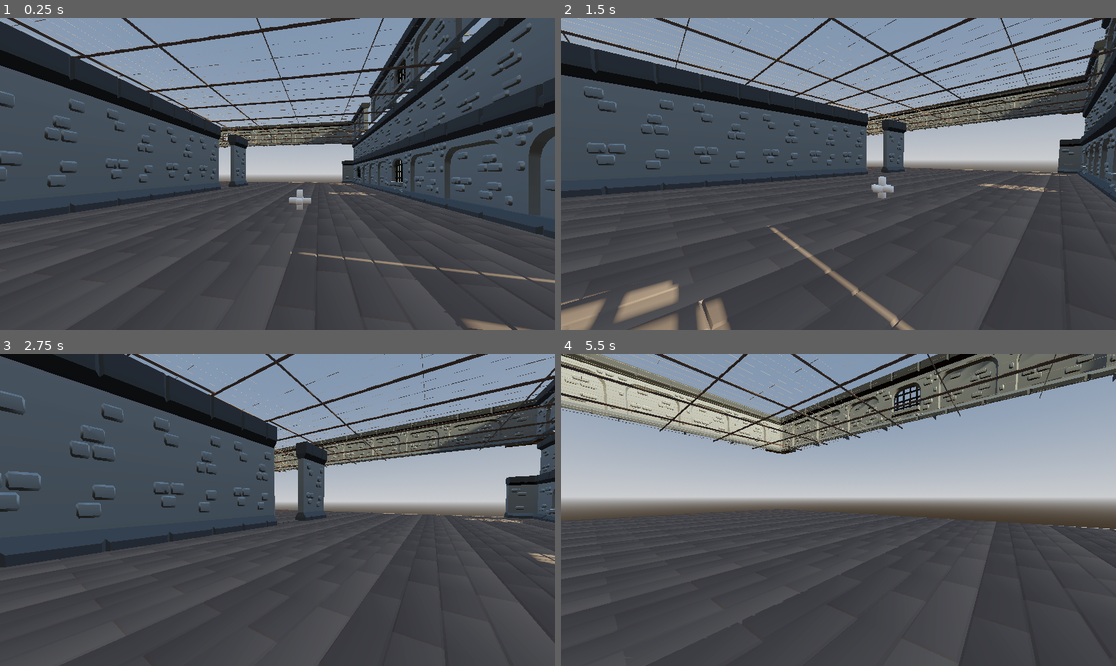
Above: before the commit, frames 1-4 (two rows, left to right).
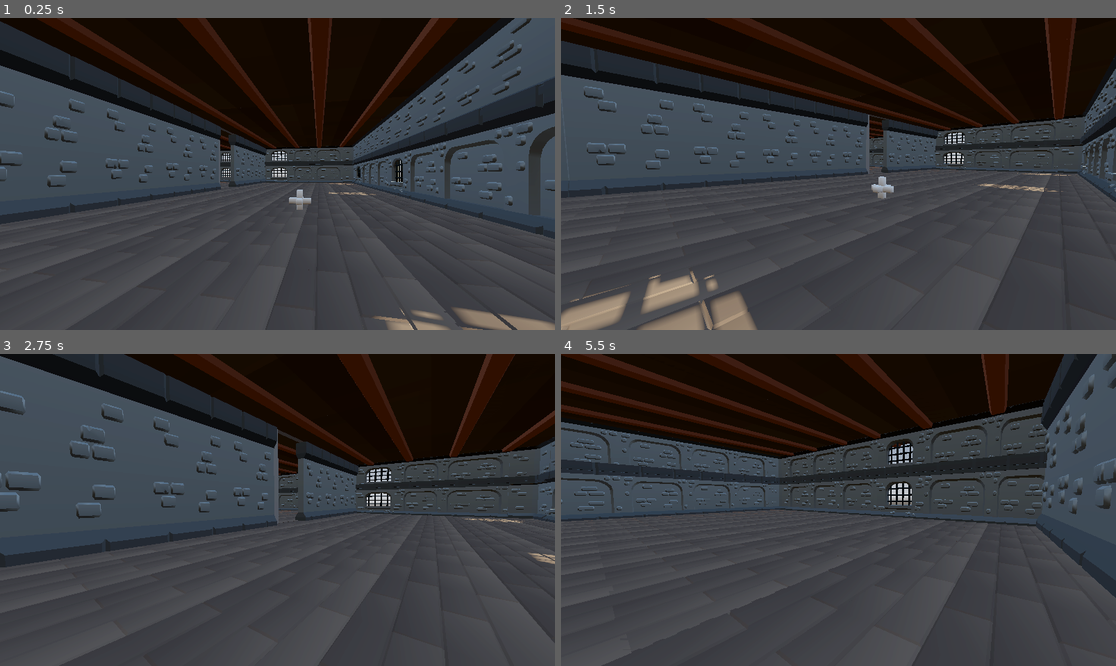
Above: after the commit, the same moments.

Repository: XIIGauge/tabakovic-adis-attemption.z
Game: Godot game, scene res://scenes/levels/level_01.tscn
The game is run twice, just before and just after one commit, with the same random seed, the same clock (stepped at 60 frames per second) and the same inputs.
Inputs (mouse positions are in pixels of both pictures, inside the frame that each line leads up to):
- Up to frame 1 (0.25 s): no input
- Up to frame 2 (1.5 s): tap Enter (ui_accept) at 0.5, 0.77 s; move the mouse to (960, 158) at 0.52 s; hold Right (ui_right) 0.53-1.28 s; click (960, 158) at 0.67 s; move the mouse to (810, 174) at 1.27 s; hold Up (ui_up) from 1.28 s (still down)
- Up to frame 3 (2.75 s): keep holding Up (ui_up); tap Enter (ui_accept) at 1.52 s; move the mouse to (288, 503) at 2.02 s
- Up to frame 4 (5.5 s): keep holding Up (ui_up); move the mouse to (832, 516) at 2.77 s; click (832, 516) at 2.92 s; tap Enter (ui_accept) at 3.02, 3.77, 4.52 s; move the mouse to (877, 513) at 3.52 s; move the mouse to (794, 506) at 4.27 s; move the mouse to (844, 510) at 5.02 s; click (844, 510) at 5.17 s

The runs differ from the first frame. In frame 1, 27% of the frame differs, in the area x 0-100%, y 0-100%; in frame 2, 32%; in frame 3, 26%; in frame 4, 52%.

Commit message:
added more walls

Diff:
--- a/scenes/levels/level_01.tscn
+++ b/scenes/levels/level_01.tscn
@@ -40,7 +40,7 @@
 size = Vector3(50, 1, 50)
 
 [node name="Stairs" type="CSGPolygon3D" parent="Building1" unique_id=469753015]
-transform = Transform3D(1, 0, 0, 0, 1, 0, 0, 0, 1, 5.4382334, -1.2703208, 5.1650925)
+transform = Transform3D(1, 0, 0, 0, 1, 0, 0, 0, 1, 5.4382334, -1.2703208, 4.8234715)
 polygon = PackedVector2Array(-10.1171, 0.3162955, -10.017897, 8.447425, 0.7556796, 0.23398685)
 depth = 4.17
 
@@ -879,7 +879,7 @@
 [node name="Building1WallNodes" type="Node" parent="." unique_id=1296455144]
 
 [node name="wall2" parent="Building1WallNodes" unique_id=1241692183 instance=ExtResource("4_1ey3t")]
-transform = Transform3D(1, 0, 0, 0, 1.625173, 0, 0, 0, 1, 18.13172, 0.0125927925, 0.46592522)
+transform = Transform3D(0.92357695, 0, 0, 0, 1.625173, 0, 0, 0, 1, 18.035631, 0.0125927925, 0.46592522)
 
 [node name="wall3" parent="Building1WallNodes" unique_id=850413943 instance=ExtResource("4_1ey3t")]
 transform = Transform3D(1, 0, 0, 0, 1.625173, 0, 0, 0, 1, 14.161415, 0.0125927925, 0.46592522)
@@ -901,58 +901,52 @@
 
 [node name="wall10" parent="Building1WallNodes" unique_id=1908871883 instance=ExtResource("4_1ey3t")]
 transform = Transform3D(1, 0, 0, 0, 1.625173, 0, 0, 0, 1, -13.325412, 0.0125927925, 0.46592522)
-visible = false
 
 [node name="wall11" parent="Building1WallNodes" unique_id=356322254 instance=ExtResource("4_1ey3t")]
 transform = Transform3D(1, 0, 0, 0, 1.625173, 0, 0, 0, 1, -17.229538, 0.0125927925, 0.46592522)
-visible = false
 
 [node name="wall12" parent="Building1WallNodes" unique_id=711942121 instance=ExtResource("4_1ey3t")]
 transform = Transform3D(1, 0, 0, 0, 1.625173, 0, 0, 0, 1, -21.199842, 0.0125927925, 0.46592522)
-visible = false
-
-[node name="wall8" parent="Building1WallNodes" unique_id=1436559750 instance=ExtResource("4_1ey3t")]
-transform = Transform3D(1, 0, 0, 0, 0.8448454, 0, 0, 0, 0.96290517, 18.104446, 3.5146222, -15.963233)
 
 [node name="wall13" parent="Building1WallNodes" unique_id=1998224892 instance=ExtResource("4_1ey3t")]
-transform = Transform3D(1, 0, 0, 0, 0.8448454, 0, 0, 0, 0.96290517, 14.386841, 3.5146222, -15.963233)
+transform = Transform3D(1.1171775, 0, 0, 0, 0.8448454, 0, 0, 0, 0.96290517, 14.913377, 3.7754273, -15.963233)
 
 [node name="wall14" parent="Building1WallNodes" unique_id=1606162326 instance=ExtResource("4_1ey3t")]
-transform = Transform3D(1, 0, 0, 0, 0.8448454, 0, 0, 0, 0.96290517, 10.719594, 3.5146222, -15.963233)
+transform = Transform3D(1, 0, 0, 0, 0.8448454, 0, 0, 0, 0.96290517, 10.719594, 3.7754273, -15.963233)
 
 [node name="wall15" parent="Building1WallNodes" unique_id=1044533593 instance=ExtResource("4_1ey3t")]
-transform = Transform3D(1, 0, 0, 0, 0.8448454, 0, 0, 0, 0.96290517, 6.9757137, 3.5146222, -15.963233)
+transform = Transform3D(1, 0, 0, 0, 0.8448454, 0, 0, 0, 0.96290517, 6.9757137, 3.7754273, -15.963233)
 
 [node name="wall16" parent="Building1WallNodes" unique_id=338339556 instance=ExtResource("4_1ey3t")]
-transform = Transform3D(1, 0, 0, 0, 0.8448454, 0, 0, 0, 0.96290517, 3.2581081, 3.5146222, -15.963233)
+transform = Transform3D(1, 0, 0, 0, 0.8448454, 0, 0, 0, 0.96290517, 3.2581081, 3.7754273, -15.963233)
 
 [node name="wall17" parent="Building1WallNodes" unique_id=159348896 instance=ExtResource("4_1ey3t")]
-transform = Transform3D(1, 0, 0, 0, 0.8448454, 0, 0, 0, 0.96290517, -0.40913868, 3.5146222, -15.963233)
+transform = Transform3D(1, 0, 0, 0, 0.8448454, 0, 0, 0, 0.96290517, -0.40913868, 3.7754273, -15.963233)
 
 [node name="wall18" parent="Building1WallNodes" unique_id=1937851668 instance=ExtResource("4_1ey3t")]
-transform = Transform3D(1, 0, 0, 0, 0.8448454, 0, 0, 0, 0.96290517, -4.2890234, 3.5146222, -15.963233)
+transform = Transform3D(1, 0, 0, 0, 0.8448454, 0, 0, 0, 0.96290517, -4.2890234, 3.7754273, -15.963233)
 
 [node name="wall19" parent="Building1WallNodes" unique_id=1834711715 instance=ExtResource("4_1ey3t")]
-transform = Transform3D(1, 0, 0, 0, 0.8448454, 0, 0, 0, 0.96290517, -8.006629, 3.5146222, -15.963233)
+transform = Transform3D(1, 0, 0, 0, 0.8448454, 0, 0, 0, 0.96290517, -8.006629, 3.7754273, -15.963233)
 
 [node name="wall20" parent="Building1WallNodes" unique_id=1635497053 instance=ExtResource("4_1ey3t")]
-transform = Transform3D(1, 0, 0, 0, 0.8448454, 0, 0, 0, 0.96290517, -11.673876, 3.5146222, -15.963233)
+transform = Transform3D(1.0294825, 0, 0, 0, 0.8448454, 0, 0, 0, 0.96290517, -11.707838, 3.7754273, -15.963233)
 
 [node name="wall21" parent="Building1WallNodes" unique_id=385135718 instance=ExtResource("4_1ey3t")]
-transform = Transform3D(1, 0, 0, 0, 0.8448454, 0, 0, 0, 0.96290517, -15.666285, 3.5146222, -15.963233)
-
-[node name="wall22" parent="Building1WallNodes" unique_id=787214906 instance=ExtResource("4_1ey3t")]
-transform = Transform3D(1, 0, 0, 0, 0.8448454, 0, 0, 0, 0.96290517, -19.462038, 3.5146222, -15.963233)
+transform = Transform3D(1.6158465, 0, 0, 0, 0.8448454, 0, 0, 0, 0.96290517, -16.911596, 3.7688975, -15.963233)
 
 [node name="wall_archedwindow_gated2" parent="." unique_id=1775890402 instance=ExtResource("5_t0hvh")]
 transform = Transform3D(1, 0, 0, 0, 1, 0, 0, 0, 1, -1.3930281, 0.052801132, -15.949278)
 
 [node name="wall_archedwindow_gated4" parent="." unique_id=1308173732 instance=ExtResource("5_t0hvh")]
-transform = Transform3D(1.2788523, 0, 0, 0, 1, 0, 0, 0, 1, 14.769202, 0.052801132, -15.949278)
+transform = Transform3D(1.2788523, 0, 0, 0, 1, 0, 0, 0, 1, 14.588716, 0.052801132, -15.949278)
 
 [node name="wall_archedwindow_gated3" parent="." unique_id=1357580584 instance=ExtResource("5_t0hvh")]
 transform = Transform3D(1.4643787, 0, 0, 0, 1, 0, 0, 0, 1, -17.180325, 0.052801132, -15.949278)
 
+[node name="wall_archedwindow_gated11" parent="." unique_id=888270616 instance=ExtResource("5_t0hvh")]
+transform = Transform3D(-6.4010024e-08, 0, 1.2036456, 0, 1, 0, -1.4643787, 0, -5.2613018e-08, -22.177992, 0.030640125, -2.5135732)
+
 [node name="wall_archedwindow_gated5" parent="." unique_id=1869883372 instance=ExtResource("5_t0hvh")]
 transform = Transform3D(1, 0, 0, 0, 1, 0, 0, 0, 1, 11.014137, 7.1847014, -15.949278)
 
@@ -1007,6 +1001,33 @@
 [node name="wall_arched23" parent="." unique_id=720783104 instance=ExtResource("6_kfebt")]
 transform = Transform3D(1, 0, 0, 0, 1, 0, 0, 0, 1, -11.175621, 7.19815, 24.473574)
 
+[node name="wall_archedwindow_gated9" parent="." unique_id=338993631 instance=ExtResource("5_t0hvh")]
+transform = Transform3D(1, 0, 0, 0, 1, 0, 0, 0, 1, 7.965273, 0.04136944, 24.478863)
+
+[node name="wall_arched50" parent="." unique_id=629255298 instance=ExtResource("6_kfebt")]
+transform = Transform3D(1, 0, 0, 0, 1, 0, 0, 0, 1, 15.752195, 0.054818153, 24.473574)
+
+[node name="wall_arched51" parent="." unique_id=1228761839 instance=ExtResource("6_kfebt")]
+transform = Transform3D(1, 0, 0, 0, 1, 0, 0, 0, 1, 11.952155, 0.054818153, 24.473574)
+
+[node name="wall_arched52" parent="." unique_id=496532486 instance=ExtResource("6_kfebt")]
+transform = Transform3D(1, 0, 0, 0, 1, 0, 0, 0, 1, 3.957387, 0.054818153, 24.473574)
+
+[node name="wall_arched53" parent="." unique_id=1931908945 instance=ExtResource("6_kfebt")]
+transform = Transform3D(1.5751582, 0, 0, 0, 1, 0, 0, 0, 1, -1.1373544, 0.054818153, 24.473574)
+
+[node name="wall_arched54" parent="." unique_id=114562105 instance=ExtResource("6_kfebt")]
+transform = Transform3D(1, 0, 0, 0, 1, 0, 0, 0, 1, -15.158836, 0.067787886, 24.473574)
+
+[node name="wall_arched55" parent="." unique_id=265463015 instance=ExtResource("6_kfebt")]
+transform = Transform3D(1, 0, 0, 0, 1, 0, 0, 0, 1, -19.153622, 0.071391106, 24.473574)
+
+[node name="wall_arched56" parent="." unique_id=49247855 instance=ExtResource("6_kfebt")]
+transform = Transform3D(1.2560842, 0, 0, 0, 1, 0, 0, 0, 1, -6.664818, 0.054818153, 24.473574)
+
+[node name="wall_arched57" parent="." unique_id=2054343075 instance=ExtResource("6_kfebt")]
+transform = Transform3D(1, 0, 0, 0, 1, 0, 0, 0, 1, -11.175621, 0.063408375, 24.473574)
+
 [node name="wall_arched24" parent="." unique_id=739404884 instance=ExtResource("6_kfebt")]
 transform = Transform3D(-4.371139e-08, 0, 1, 0, 1, 0, -1, 0, -4.371139e-08, -23.110727, 7.19815, 16.489605)
 
@@ -1055,9 +1076,60 @@
 [node name="wall_arched39" parent="." unique_id=889524104 instance=ExtResource("6_kfebt")]
 transform = Transform3D(-4.371139e-08, 0, 1, 0, 1, 0, -1, 0, -4.371139e-08, 19.53303, 7.19815, 3.8104668)
 
+[node name="wall_arched41" parent="." unique_id=1825732734 instance=ExtResource("6_kfebt")]
+transform = Transform3D(-4.371139e-08, 0, 1, 0, 1, 0, -1, 0, -4.371139e-08, 19.53303, 0.031222343, -4.160317)
+
+[node name="wall_arched42" parent="." unique_id=1134299414 instance=ExtResource("6_kfebt")]
+transform = Transform3D(-4.371139e-08, 0, 1, 0, 1, 0, -1, 0, -4.371139e-08, 19.53303, 0.031222343, -0.16553164)
+
+[node name="wall_arched43" parent="." unique_id=1482228947 instance=ExtResource("6_kfebt")]
+transform = Transform3D(-4.371139e-08, 0, 1, 0, 1, 0, -1, 0, -4.371139e-08, 19.53303, 0.031222343, -8.143533)
+
+[node name="wall_arched44" parent="." unique_id=273719972 instance=ExtResource("6_kfebt")]
+transform = Transform3D(-4.371139e-08, 0, 1, 0, 1, 0, -1, 0, -4.371139e-08, 19.53303, 0.031222343, -12.019446)
+
+[node name="wall_arched45" parent="." unique_id=786313436 instance=ExtResource("6_kfebt")]
+transform = Transform3D(-4.371139e-08, 0, 1, 0, 1, 0, -1, 0, -4.371139e-08, 19.53303, 0.031222343, 11.669597)
+
+[node name="wall_arched46" parent="." unique_id=193527657 instance=ExtResource("6_kfebt")]
+transform = Transform3D(-4.371139e-08, 0, 1, 0, 1, 0, -1, 0, -4.371139e-08, 19.53303, 0.031222343, 15.664382)
+
+[node name="wall_arched47" parent="." unique_id=354791860 instance=ExtResource("6_kfebt")]
+transform = Transform3D(-5.296511e-08, 0, 1, 0, 1, 0, -1.2117004, 0, -4.371139e-08, 19.53303, 0.031222343, 20.057781)
+
+[node name="wall_arched48" parent="." unique_id=40967507 instance=ExtResource("6_kfebt")]
+transform = Transform3D(-4.371139e-08, 0, 1, 0, 1, 0, -1, 0, -4.371139e-08, 19.53303, 0.031222343, 7.6863804)
+
+[node name="wall_arched49" parent="." unique_id=184498097 instance=ExtResource("6_kfebt")]
+transform = Transform3D(-4.371139e-08, 0, 1, 0, 1, 0, -1, 0, -4.371139e-08, 19.53303, 0.031222343, 3.8104668)
+
 [node name="wall_arched31" parent="." unique_id=463159857 instance=ExtResource("6_kfebt")]
 transform = Transform3D(-5.6121113e-08, 0, 1, 0, 1, 0, -1.2839013, 0, -4.371139e-08, -23.110727, 7.19815, -11.489166)
 
+[node name="wall_archedwindow_gated10" parent="." unique_id=313391184 instance=ExtResource("5_t0hvh")]
+transform = Transform3D(-4.371139e-08, 0, 1.218399, 0, 1, 0, -1, 0, -5.3257914e-08, -22.932798, 0.02540207, 8.694718)
+
+[node name="wall_arched58" parent="." unique_id=1516554154 instance=ExtResource("6_kfebt")]
+transform = Transform3D(-4.371139e-08, 0, 1.218399, 0, 1, 0, -1, 0, -5.3257914e-08, -22.95916, 0.026485443, 16.489605)
+
+[node name="wall_arched59" parent="." unique_id=416963554 instance=ExtResource("6_kfebt")]
+transform = Transform3D(-4.371139e-08, 0, 1.218399, 0, 1, 0, -1, 0, -5.3257914e-08, -22.980377, 0.026485443, 20.48439)
+
+[node name="wall_arched60" parent="." unique_id=566816077 instance=ExtResource("6_kfebt")]
+transform = Transform3D(-4.371139e-08, 0, 1.218399, 0, 1, 0, -1, 0, -5.3257914e-08, -22.927603, 0.026485443, 12.50639)
+
+[node name="wall_arched61" parent="." unique_id=505593913 instance=ExtResource("6_kfebt")]
+transform = Transform3D(-2.900799e-08, 0, 1.218399, 0, 1, 0, -0.6636255, 0, -5.3257914e-08, -22.870619, 0.026485443, 1.5741749)
+
+[node name="wall_arched62" parent="." unique_id=93703199 instance=ExtResource("6_kfebt")]
+transform = Transform3D(-4.371139e-08, 0, 1.218399, 0, 1, 0, -1, 0, -5.3257914e-08, -22.927603, 0.026485443, 4.8293934)
+
+[node name="wall_arched64" parent="." unique_id=2080008286 instance=ExtResource("6_kfebt")]
+transform = Transform3D(-4.371139e-08, 0, 1.218399, 0, 1, 0, -1, 0, -5.3257914e-08, -22.155851, 0.026485443, -7.0245204)
+
+[node name="wall_arched65" parent="." unique_id=1511950495 instance=ExtResource("6_kfebt")]
+transform = Transform3D(-5.6121113e-08, 0, 1.218399, 0, 1, 0, -1.2839013, 0, -5.3257914e-08, -22.155851, 0.026485443, -11.489166)
+
 [node name="wall_arched3" parent="." unique_id=977397197 instance=ExtResource("6_kfebt")]
 transform = Transform3D(1, 0, 0, 0, 1, 0, 0, 0, 1, 10.14926, 0.051292896, -15.953505)
 
@@ -1078,13 +1150,51 @@
 
 [node name="ceiling" parent="." unique_id=2109295505 instance=ExtResource("7_t0hvh")]
 transform = Transform3D(10.94242, 0, 0, 0, 1, 0, 0, 0, 10.2117, -1.5827036, 17.610344, 4.003557)
-visible = false
+
+[node name="ceiling2" parent="." unique_id=765354750 instance=ExtResource("7_t0hvh")]
+transform = Transform3D(4.4576054, 0, 0, 0, 1, 0, 0, 0, 1.923132, 10.1005335, 6.715424, -11.802635)
+
+[node name="ceiling3" parent="." unique_id=1809475981 instance=ExtResource("7_t0hvh")]
+transform = Transform3D(4.4576054, 0, 0, 0, 1, 0, 0, 0, 2.105932, 10.1005335, 6.715424, -3.7930756)
+
+[node name="ceiling4" parent="." unique_id=1254727049 instance=ExtResource("7_t0hvh")]
+transform = Transform3D(4.4576054, 0, 0, 0, 1, 0, 0, 0, 1.923132, -7.633399, 6.715424, -11.802635)
+
+[node name="ceiling5" parent="." unique_id=24548776 instance=ExtResource("7_t0hvh")]
+transform = Transform3D(4.4576054, 0, 0, 0, 1, 0, 0, 0, 2.105932, -7.633399, 6.715424, -3.7930756)
+
+[node name="ceiling6" parent="." unique_id=567663234 instance=ExtResource("7_t0hvh")]
+transform = Transform3D(5.269565, 0, 0, 0, 1, 0, 0, 0, 1.923132, -14.717953, 6.715424, -11.802635)
+
+[node name="ceiling7" parent="." unique_id=1232195163 instance=ExtResource("7_t0hvh")]
+transform = Transform3D(5.269565, 0, 0, 0, 1, 0, 0, 0, 2.105932, -14.717953, 6.715424, -3.7930756)
+
+[node name="ceiling8" parent="." unique_id=613473565 instance=ExtResource("7_t0hvh")]
+transform = Transform3D(5.269565, 0, 0, 0, 1, 0, 0, 0, 1.923132, -15.124049, 6.715424, 4.714583)
+
+[node name="ceiling12" parent="." unique_id=2057040035 instance=ExtResource("7_t0hvh")]
+transform = Transform3D(5.269565, 0, 0, 0, 1, 0, 0, 0, 1.923132, 11.600254, 6.715424, 4.714583)
+
+[node name="ceiling9" parent="." unique_id=1641561358 instance=ExtResource("7_t0hvh")]
+transform = Transform3D(11.615293, 0, 0, 0, 1, 0, 0, 0, 1.923132, -3.3263397, 6.715424, 8.564425)
+
+[node name="ceiling10" parent="." unique_id=1515187961 instance=ExtResource("7_t0hvh")]
+transform = Transform3D(11.615293, 0, 0, 0, 1, 0, 0, 0, 1.923132, -3.3263397, 6.715424, 15.750249)
+
+[node name="ceiling11" parent="." unique_id=2096827091 instance=ExtResource("7_t0hvh")]
+transform = Transform3D(11.615293, 0, 0, 0, 1, 0, 0, 0, 1.923132, -3.3263397, 6.715424, 23.328558)
 
 [node name="wall_corner2" parent="." unique_id=1021071659 instance=ExtResource("8_kfebt")]
 transform = Transform3D(-4.371139e-08, 0, 1.2811155, 0, 0.96855694, 0, -1, 0, -5.599934e-08, -22.119642, 0.14663613, -15.94814)
 
+[node name="wall_corner10" parent="." unique_id=1465454723 instance=ExtResource("8_kfebt")]
+transform = Transform3D(-4.371139e-08, 0, 1.2811155, 0, 0.96855694, 0, -1, 0, -5.599934e-08, -22.119642, 3.3300624, -15.94814)
+
 [node name="wall_corner3" parent="." unique_id=657333670 instance=ExtResource("8_kfebt")]
-transform = Transform3D(1.2673737, 0, 3.5527137e-15, 0, 0.96855706, 0, 4.5026154e-15, 0, 1.2811155, 19.631182, 0.045478463, -16.10529)
+transform = Transform3D(1.2673737, 0, 3.5527137e-15, 0, 0.96855706, 0, 4.5026154e-15, 0, 1.2811155, 19.631182, 0.119009376, -16.10529)
+
+[node name="wall_corner13" parent="." unique_id=477926679 instance=ExtResource("8_kfebt")]
+transform = Transform3D(1.2673737, 0, 3.5527137e-15, 0, 0.96855706, 0, 4.5026154e-15, 0, 1.2811155, 19.631182, 3.407959, -16.10529)
 
 [node name="wall_corner4" parent="." unique_id=1501977601 instance=ExtResource("8_kfebt")]
 transform = Transform3D(1.2673737, 0, 2.8055756e-15, 0, 1.0074065, 0, 4.5026154e-15, 0, 1.0116961, 19.557755, 7.192803, -15.952265)
@@ -1095,5 +1205,98 @@
 [node name="wall_corner6" parent="." unique_id=187621226 instance=ExtResource("8_kfebt")]
 transform = Transform3D(-1.0146059, 0, -8.844529e-08, 0, 1.0074066, 0, 8.8699665e-08, 0, -1.0116962, -23.12681, 7.192803, 24.467869)
 
+[node name="wall_corner8" parent="." unique_id=1763741265 instance=ExtResource("8_kfebt")]
+transform = Transform3D(-1.0146059, 0, -8.844529e-08, 0, 1.0074066, 0, 8.8699665e-08, 0, -1.0116962, -23.12681, 0.04391527, 24.467869)
+
 [node name="wall_corner7" parent="." unique_id=1000014434 instance=ExtResource("8_kfebt")]
 transform = Transform3D(1.330495e-07, 0, -1.0116962, 0, 1.0074065, 0, 1.0146058, 0, 1.3266792e-07, 19.540926, 7.192803, 24.467869)
+
+[node name="wall_corner9" parent="." unique_id=2017374268 instance=ExtResource("8_kfebt")]
+transform = Transform3D(1.330495e-07, 0, -1.0116962, 0, 1.0074065, 0, 1.0146058, 0, 1.3266792e-07, 19.619524, -0.012062788, 24.467869)
+
+[node name="wall_archedwindow_gated12" parent="." unique_id=1650854563 instance=ExtResource("5_t0hvh")]
+transform = Transform3D(-6.4010024e-08, 0, 1.2036456, 0, 1, 0, -1.4643787, 0, -5.2613018e-08, -22.177992, 3.207437, -2.5135732)
+
+[node name="wall_archedwindow_gated13" parent="." unique_id=775095198 instance=ExtResource("5_t0hvh")]
+transform = Transform3D(1, 0, 0, 0, 1, 0, 0, 0, 1, 7.965273, 3.2181664, 24.478863)
+
+[node name="wall_arched63" parent="." unique_id=969412996 instance=ExtResource("6_kfebt")]
+transform = Transform3D(1, 0, 0, 0, 1, 0, 0, 0, 1, 15.752195, 3.231615, 24.473574)
+
+[node name="wall_arched66" parent="." unique_id=1134218893 instance=ExtResource("6_kfebt")]
+transform = Transform3D(1, 0, 0, 0, 1, 0, 0, 0, 1, 11.952155, 3.231615, 24.473574)
+
+[node name="wall_arched67" parent="." unique_id=2077576343 instance=ExtResource("6_kfebt")]
+transform = Transform3D(1, 0, 0, 0, 1, 0, 0, 0, 1, 3.957387, 3.231615, 24.473574)
+
+[node name="wall_arched68" parent="." unique_id=1934398681 instance=ExtResource("6_kfebt")]
+transform = Transform3D(1.5751582, 0, 0, 0, 1, 0, 0, 0, 1, -1.1373544, 3.231615, 24.473574)
+
+[node name="wall_arched69" parent="." unique_id=1735103545 instance=ExtResource("6_kfebt")]
+transform = Transform3D(1, 0, 0, 0, 1, 0, 0, 0, 1, -15.158836, 3.2445848, 24.473574)
+
+[node name="wall_arched70" parent="." unique_id=755442583 instance=ExtResource("6_kfebt")]
+transform = Transform3D(1, 0, 0, 0, 1, 0, 0, 0, 1, -19.153622, 3.248188, 24.473574)
+
+[node name="wall_arched71" parent="." unique_id=1983533359 instance=ExtResource("6_kfebt")]
+transform = Transform3D(1.2560842, 0, 0, 0, 1, 0, 0, 0, 1, -6.664818, 3.231615, 24.473574)
+
+[node name="wall_arched72" parent="." unique_id=1635104449 instance=ExtResource("6_kfebt")]
+transform = Transform3D(1, 0, 0, 0, 1, 0, 0, 0, 1, -11.175621, 3.2402053, 24.473574)
+
+[node name="wall_arched73" parent="." unique_id=305004868 instance=ExtResource("6_kfebt")]
+transform = Transform3D(-4.371139e-08, 0, 1, 0, 1, 0, -1, 0, -4.371139e-08, 19.53303, 3.2080193, -4.160317)
+
+[node name="wall_arched74" parent="." unique_id=614490018 instance=ExtResource("6_kfebt")]
+transform = Transform3D(-4.371139e-08, 0, 1, 0, 1, 0, -1, 0, -4.371139e-08, 19.53303, 3.2080193, -0.16553164)
+
+[node name="wall_arched75" parent="." unique_id=1774103855 instance=ExtResource("6_kfebt")]
+transform = Transform3D(-4.371139e-08, 0, 1, 0, 1, 0, -1, 0, -4.371139e-08, 19.53303, 3.2080193, -8.143533)
+
+[node name="wall_arched76" parent="." unique_id=1505597456 instance=ExtResource("6_kfebt")]
+transform = Transform3D(-4.371139e-08, 0, 1, 0, 1, 0, -1, 0, -4.371139e-08, 19.53303, 3.2080193, -12.019446)
+
+[node name="wall_arched77" parent="." unique_id=1336530069 instance=ExtResource("6_kfebt")]
+transform = Transform3D(-4.371139e-08, 0, 1, 0, 1, 0, -1, 0, -4.371139e-08, 19.53303, 3.2080193, 11.669597)
+
+[node name="wall_arched78" parent="." unique_id=945656855 instance=ExtResource("6_kfebt")]
+transform = Transform3D(-4.371139e-08, 0, 1, 0, 1, 0, -1, 0, -4.371139e-08, 19.53303, 3.2080193, 15.664382)
+
+[node name="wall_arched79" parent="." unique_id=1230244918 instance=ExtResource("6_kfebt")]
+transform = Transform3D(-5.296511e-08, 0, 1, 0, 1, 0, -1.2117004, 0, -4.371139e-08, 19.53303, 3.2080193, 20.057781)
+
+[node name="wall_arched80" parent="." unique_id=1527333124 instance=ExtResource("6_kfebt")]
+transform = Transform3D(-4.371139e-08, 0, 1, 0, 1, 0, -1, 0, -4.371139e-08, 19.53303, 3.2080193, 7.6863804)
+
+[node name="wall_arched81" parent="." unique_id=1440562449 instance=ExtResource("6_kfebt")]
+transform = Transform3D(-4.371139e-08, 0, 1, 0, 1, 0, -1, 0, -4.371139e-08, 19.53303, 3.2080193, 3.8104668)
+
+[node name="wall_archedwindow_gated14" parent="." unique_id=1915330232 instance=ExtResource("5_t0hvh")]
+transform = Transform3D(-4.371139e-08, 0, 1.218399, 0, 1, 0, -1, 0, -5.3257914e-08, -22.932798, 3.202199, 8.694718)
+
+[node name="wall_arched82" parent="." unique_id=1866178683 instance=ExtResource("6_kfebt")]
+transform = Transform3D(-4.371139e-08, 0, 1.218399, 0, 1, 0, -1, 0, -5.3257914e-08, -22.95916, 3.2032824, 16.489605)
+
+[node name="wall_arched83" parent="." unique_id=662542592 instance=ExtResource("6_kfebt")]
+transform = Transform3D(-4.371139e-08, 0, 1.218399, 0, 1, 0, -1, 0, -5.3257914e-08, -22.980377, 3.2032824, 20.48439)
+
+[node name="wall_arched84" parent="." unique_id=1636447369 instance=ExtResource("6_kfebt")]
+transform = Transform3D(-4.371139e-08, 0, 1.218399, 0, 1, 0, -1, 0, -5.3257914e-08, -22.927603, 3.2032824, 12.50639)
+
+[node name="wall_arched85" parent="." unique_id=928791813 instance=ExtResource("6_kfebt")]
+transform = Transform3D(-2.900799e-08, 0, 1.218399, 0, 1, 0, -0.6636255, 0, -5.3257914e-08, -22.870619, 3.2032824, 1.5741749)
+
+[node name="wall_arched86" parent="." unique_id=1658823735 instance=ExtResource("6_kfebt")]
+transform = Transform3D(-4.371139e-08, 0, 1.218399, 0, 1, 0, -1, 0, -5.3257914e-08, -22.927603, 3.2032824, 4.8293934)
+
+[node name="wall_arched87" parent="." unique_id=593588630 instance=ExtResource("6_kfebt")]
+transform = Transform3D(-4.371139e-08, 0, 1.218399, 0, 1, 0, -1, 0, -5.3257914e-08, -22.155851, 3.2032824, -7.0245204)
+
+[node name="wall_arched88" parent="." unique_id=2140636870 instance=ExtResource("6_kfebt")]
+transform = Transform3D(-5.6121113e-08, 0, 1.218399, 0, 1, 0, -1.2839013, 0, -5.3257914e-08, -22.155851, 3.2032824, -11.489166)
+
+[node name="wall_corner11" parent="." unique_id=306622201 instance=ExtResource("8_kfebt")]
+transform = Transform3D(-1.0146059, 0, -8.844529e-08, 0, 1.0074066, 0, 8.8699665e-08, 0, -1.0116962, -23.12681, 3.2207122, 24.467869)
+
+[node name="wall_corner12" parent="." unique_id=1841847748 instance=ExtResource("8_kfebt")]
+transform = Transform3D(1.330495e-07, 0, -1.0116962, 0, 1.0074065, 0, 1.0146058, 0, 1.3266792e-07, 19.619524, 3.1647341, 24.467869)
